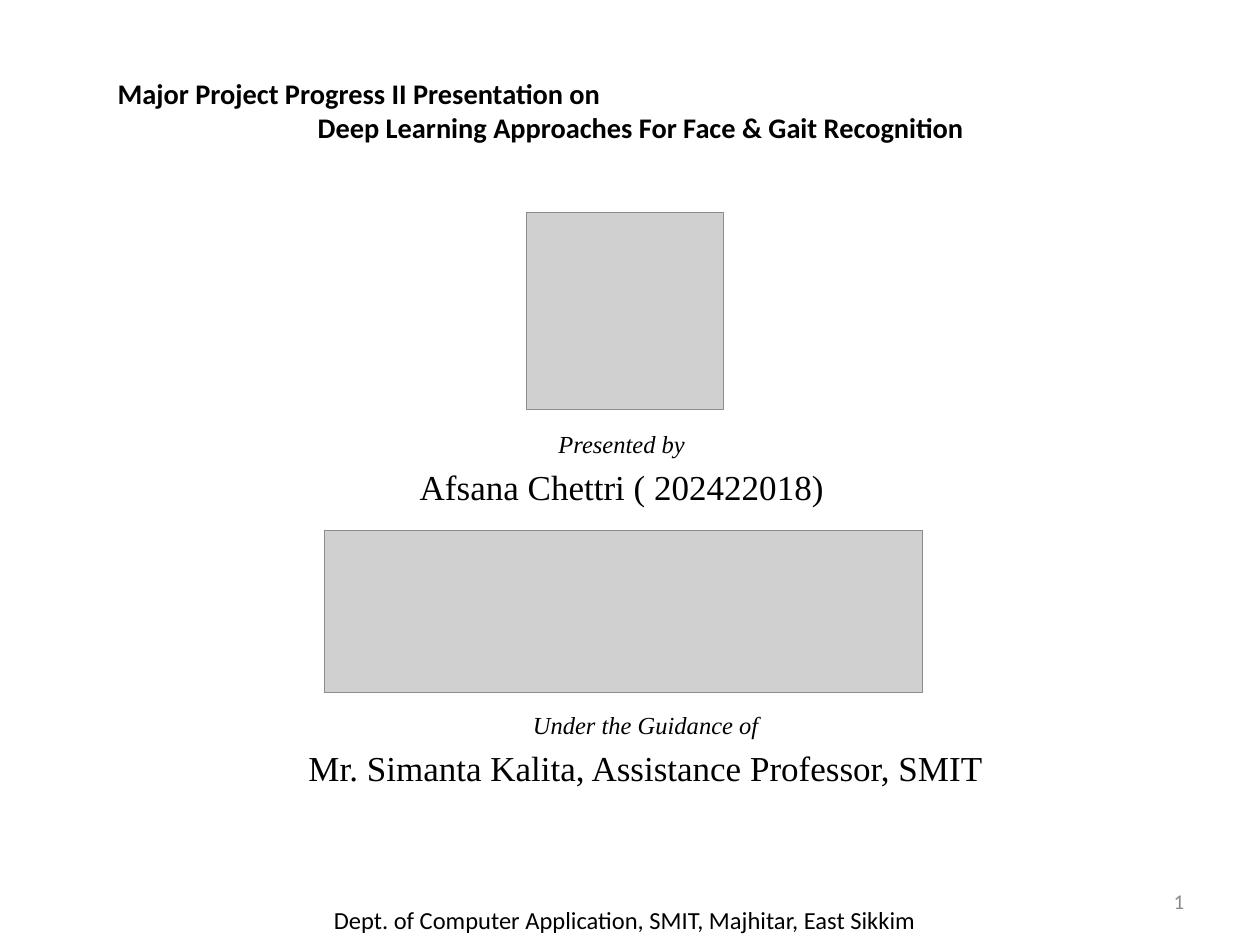
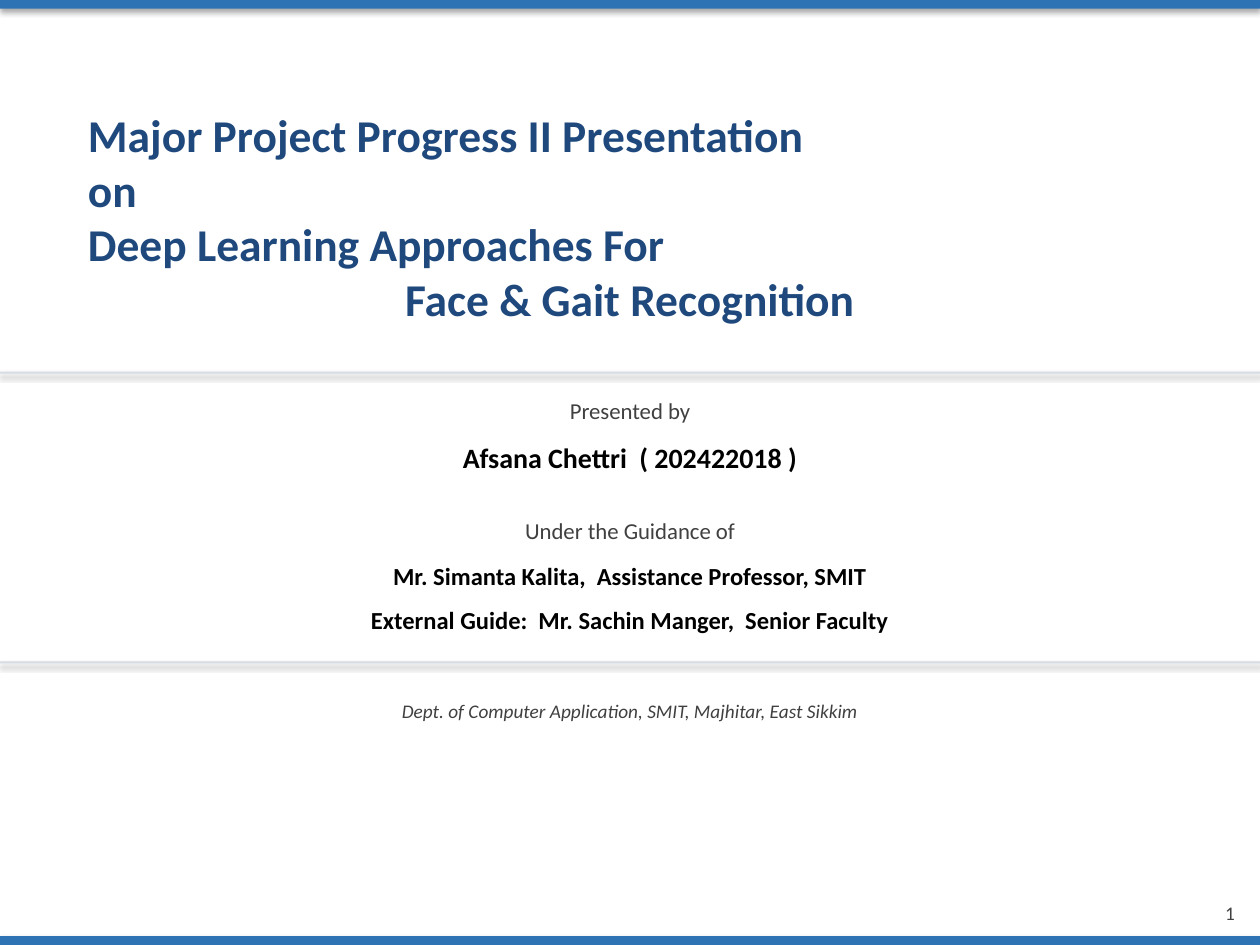
Before and after one commit to prageshdir/FACEE, a slide deck: slide 1 of FACEE_Presentation.pptx. Drawn at 1260x945 pixels with LibreOffice and Linux fonts; fonts in the diff are those of the drawing; grey boxes stand for pictures. Boxes give left, top, right and bottom in pixels: in the first picture for what was removed or moved away, otherwise in the second. Text is boxed around its words. In the diff, an @@ line names an element or a change of style, - is before the commit and + after.

```diff
--- a/FACEE_Presentation.pptx
+++ b/FACEE_Presentation.pptx
@@ rectangle added at [0,0,1260,9], fill #2E74B5 @@
@@ text "Major Project Progress II Presentation ...": place and size @@
-text "Major Project Progress II Presentation ..." at [118,84,963,143]
+text "Major Project Progress II Presentation ..." at [88,120,854,324]
@@ text "Major Project Progress II Presentation ..." at [88,120,854,324]: size 16.2 to 26 pt, text colour #000000 to #1F497D; vertical alignment middle to top @@
@@ picture removed at [527,213,723,410] @@
@@ rectangle added at [0,372,1260,374], fill #D6DCE4 @@
@@ text added at [570,403,690,423], 13 pt, text #404040 @@
+Presented by
@@ text at [463,448,781,469]: text changed; size 20 to 16 pt; font Times New Roman to Calibri; bold on @@
-Presented by
-Afsana Chettri ( 202422018)
+Afsana Chettri ( 202422018 )
@@ picture removed at [324,530,922,693] @@
@@ text added at [525,523,735,539], 13 pt, text #404040 @@
+Under the Guidance of
@@ text "Mr. Simanta Kalita, Assistance Professor, ...": place and size @@
-text "Mr. Simanta Kalita, Assistance Professor, ..." at [308,717,982,787]
+text "Mr. Simanta Kalita, Assistance Professor, ..." at [393,567,866,588]
@@ text "Mr. Simanta Kalita, Assistance Professor, ..." at [393,567,866,588]: size 20 to 14 pt, font Times New Roman to Calibri, bold on; less space between paragraphs @@
@@ text added at [371,611,888,633], 14 pt, text #000000, bold @@
+External Guide: Mr. Sachin Manger, Senior Faculty
@@ rectangle added at [0,662,1260,664], fill #D6DCE4 @@
@@ text "Dept. of Computer Application, SMIT, ...": place and size @@
-text "Dept. of Computer Application, SMIT, ..." at [334,912,914,934]
+text "Dept. of Computer Application, SMIT, ..." at [402,704,857,722]
@@ text "Dept. of Computer Application, SMIT, ..." at [402,704,857,722]: size 14 to 11 pt, text colour #000000 to #404040, italic on; vertical alignment middle to top @@
@@ text at [533,717,758,739]: paragraph removed @@
-Under the Guidance of
@@ text "1": place and size @@
-text "1" at [1174,895,1185,909]
+text "1" at [1225,907,1235,920]
@@ text "1" at [1225,907,1235,920]: size 12 to 11 pt, text colour #8C8C8C to #404040; vertical alignment middle to top @@
@@ rectangle added at [0,936,1260,945], fill #2E74B5 @@
```
Also in this commit, not shown: 21 other slides changed, 4 slides added, 6 slides removed, 1 other file.
